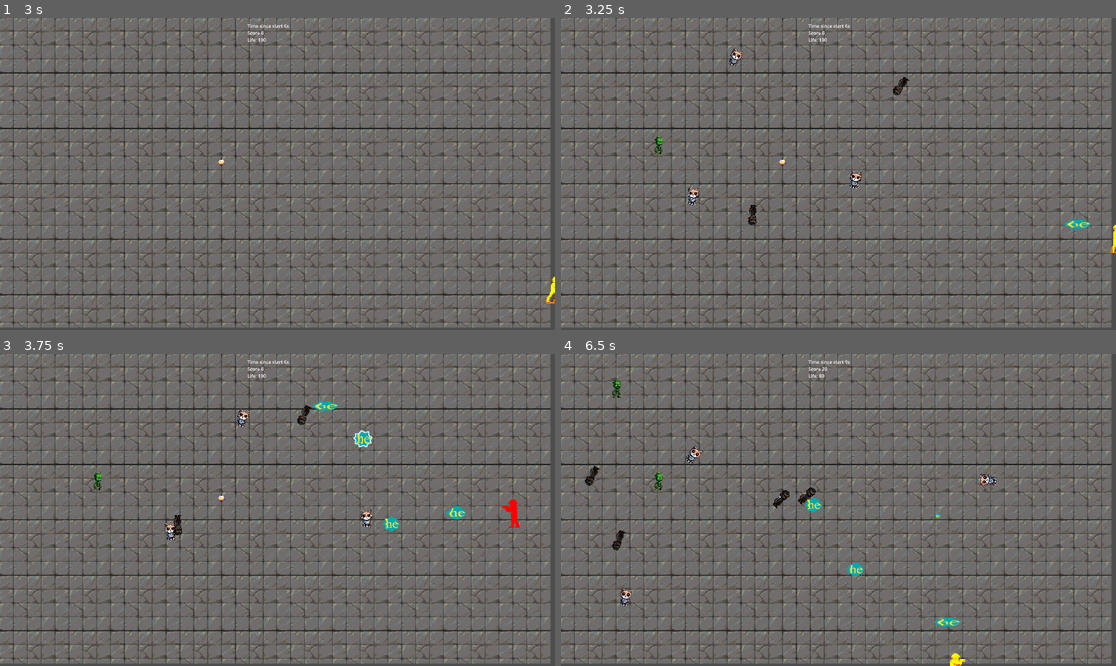
Above: before the commit, frames 1-4 (two rows, left to right).
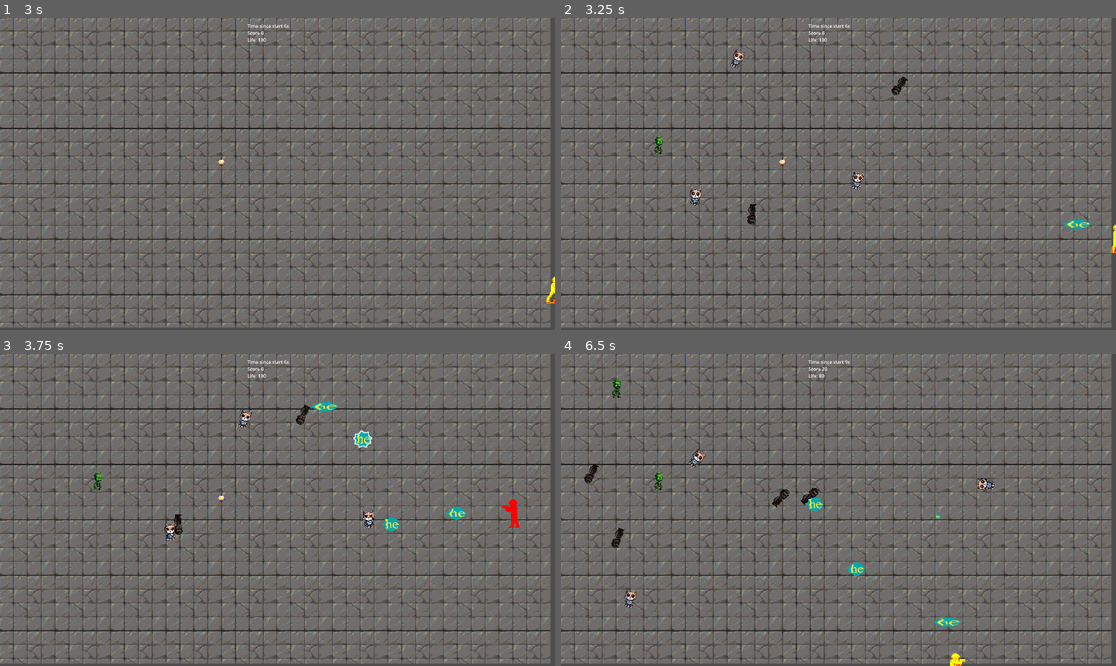
Above: after the commit, the same moments.

Repository: elVariable/gamejam
Game: Godot game, scene res://scenes/levels/main.tscn
Same seed, same stepped clock (60 frames per second), same inputs: the game is played once before the commit and once after it. The engine's default icon, where the game draws it, is replaced by a stand-in: a white triangle on a blue panel in a dark square.
Inputs:
- Up to frame 1 (3 s): tap Enter at 0.5 s; hold D (Right) 0.53-1.28 s; tap U (Fire0) at 0.6 s; hold S (Down) 1.28-2.03 s; tap I (Fire1) at 1.35 s; hold D (Right) 2.03-2.78 s; tap O (Fire2) at 2.1 s; hold W (Up) from 2.78 s (still down); tap P (Fire3) at 2.85 s
- Up to frame 2 (3.25 s): keep holding W (Up)
- Up to frame 3 (3.75 s): release W (Up) at 3.53 s; hold A (Left) from 3.53 s (still down); tap U (Fire0) at 3.6 s
- Up to frame 4 (6.5 s): tap I (Fire1) at 4.35 s; release A (Left) at 5.03 s; hold S (Down) 5.03-5.78 s; tap O (Fire2) at 5.1 s; hold D (Right) from 5.78 s (still down); tap P (Fire3) at 5.85 s

Frame 1 is identical in both runs. In frame 2, 0.5% of the frame differs, in the area x 16-96%, y 9-68%; in frame 3, 0.6%; in frame 4, 0.9%, in the area x 4-79%, y 29-88%.

Commit message:
Add spawn timer

Diff:
--- a/scenes/levels/main.tscn
+++ b/scenes/levels/main.tscn
@@ -844,5 +844,8 @@
 
 [node name="DifficutlyTimer" type="Timer" parent="."]
 
+[node name="SpawnTimer" type="Timer" parent="."]
+
 [connection signal="timeout" from="ChickpeaTimer" to="ChickpeaTimer" method="_on_timeout"]
 [connection signal="timeout" from="DifficutlyTimer" to="." method="_on_difficutly_timer_timeout"]
+[connection signal="timeout" from="SpawnTimer" to="." method="_on_spawn_timer_timeout"]
--- a/scripts/main.gd
+++ b/scripts/main.gd
@@ -7,7 +7,7 @@
 ]
 
 var enemy_spawn_timer = 3 # seconds
-var last_enemy_spawn_time = 0
+
 var current_start_difficulty = 1
 var current_difficulty = 1
 
@@ -20,6 +20,7 @@
 var intermediate_scene = load("res://scenes/levels/intermediate.tscn")
 
 var difficulty_timer : Timer = null
+var spawn_timer : Timer = null
 
 # Called when the node enters the scene tree for the first time.
 func _ready():
@@ -27,25 +28,16 @@
 
     difficulty_timer = get_node("DifficutlyTimer")
     difficulty_timer.start(next_enemy_dificulty_increase)
+
+    spawn_timer = get_node("SpawnTimer")
+    spawn_timer.start(enemy_spawn_timer)
+
 # Called every frame. 'delta' is the elapsed time since the previous frame.
 func _process(delta):
-    enemy_spawner(delta)
 
     current_wave_duration += delta
     if current_wave_duration > wave_duration:
         end_wave()
-
-func enemy_spawner(delta):
-    if last_enemy_spawn_time < enemy_spawn_timer:
-        last_enemy_spawn_time += delta
-    else:
-        for e in enemies:
-            var enemy_spawn_amount = e.get_enemy_spawn_amount(current_difficulty)
-            for i in range(enemy_spawn_amount):
-                var enemy_instance = e.create_instance()
-                add_child(enemy_instance)
-                enemy_instance.position = e.get_legit_spawn(get_window().size, get_node("%Player").position)
-            last_enemy_spawn_time = 0
 
 func end_wave():
     get_tree().paused = true
@@ -69,8 +61,18 @@
     for item in get_tree().get_nodes_in_group("Items"):
         item.queue_free()
 
-
 func _on_difficutly_timer_timeout():
     current_difficulty += 1
     next_enemy_dificulty_increase = next_enemy_dificulty_increase * 1.3
+
     difficulty_timer.start(next_enemy_dificulty_increase)
+
+func _on_spawn_timer_timeout():
+    for e in enemies:
+        var enemy_spawn_amount = e.get_enemy_spawn_amount(current_difficulty)
+        for i in range(enemy_spawn_amount):
+            var enemy_instance = e.create_instance()
+            add_child(enemy_instance)
+            enemy_instance.position = e.get_legit_spawn(get_window().size, get_node("%Player").position)
+
+    spawn_timer.start(enemy_spawn_timer)
